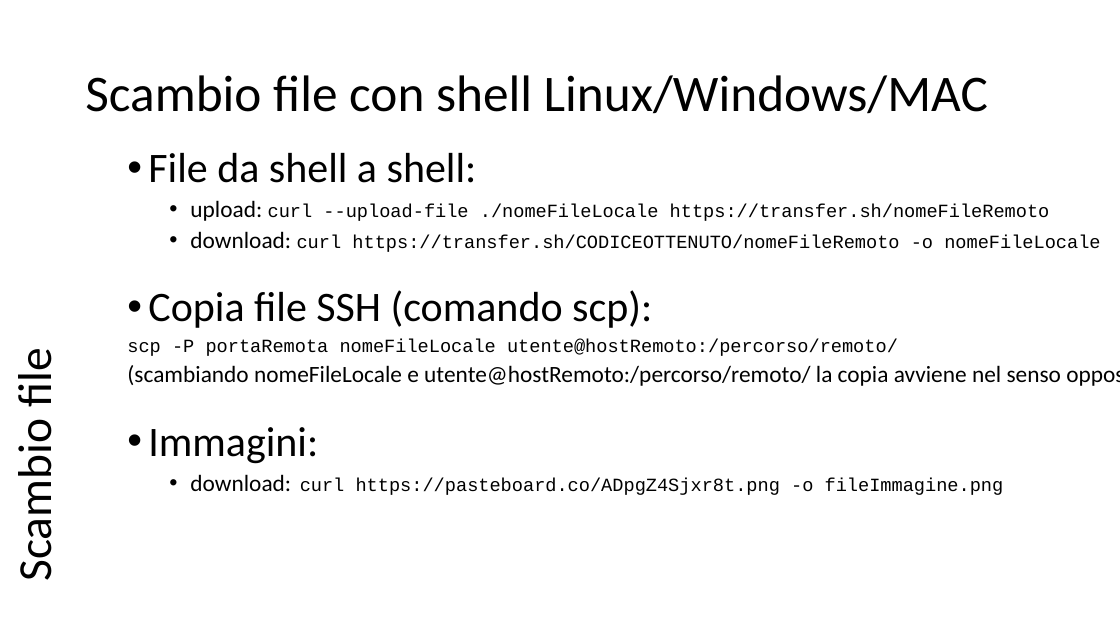
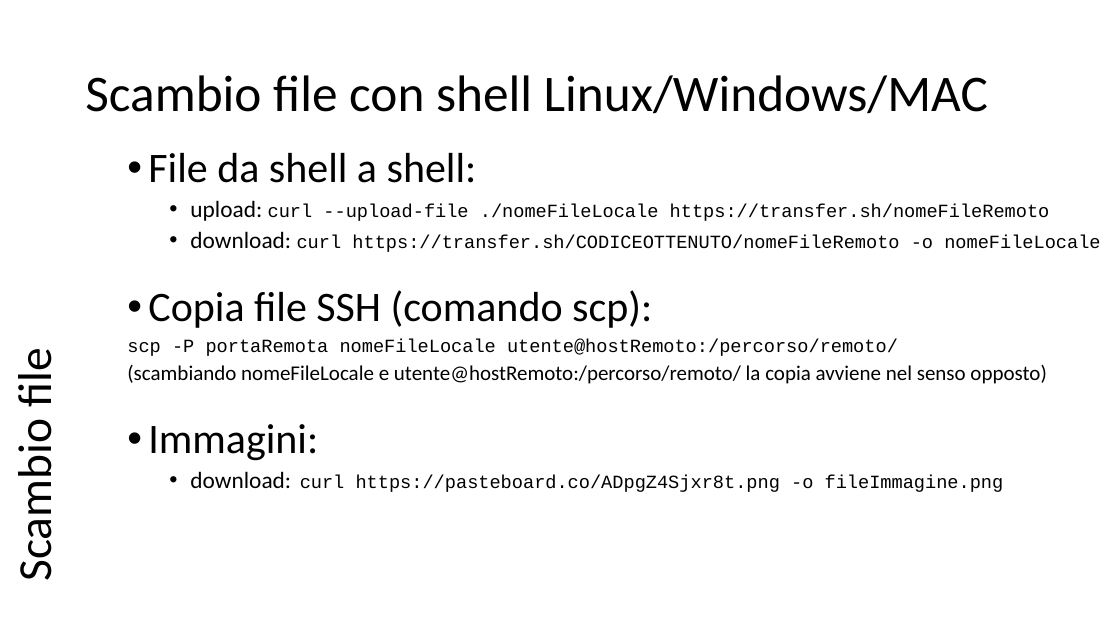
Before and after one commit to scastagnoli/academySisal, a slide deck: slide 3 of appuntiVari.pptx. Drawn at 1120x630 pixels with LibreOffice and Linux fonts; fonts in the diff are those of the drawing. Boxes give left, top, right and bottom in pixels: in the first picture for what was removed or moved away, otherwise in the second. Text is boxed around its words. In the diff, an @@ line names an element or a change of style, - is before the commit and + after.

```diff
--- a/appuntiVari.pptx
+++ b/appuntiVari.pptx
@@ text at [127,365,1046,384]: size 20 to 18 pt in "(scambiando nomeFileLocale e utente@hostRemoto:/percorso/rem ..." @@
```
Also in this commit, not shown: 1 other slide changed, 1 slide added.
